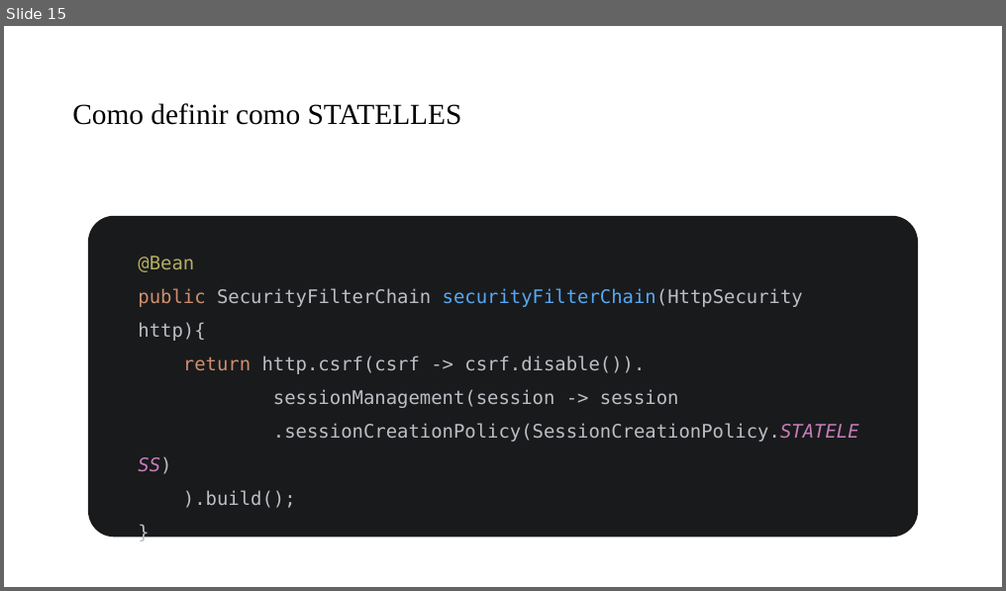
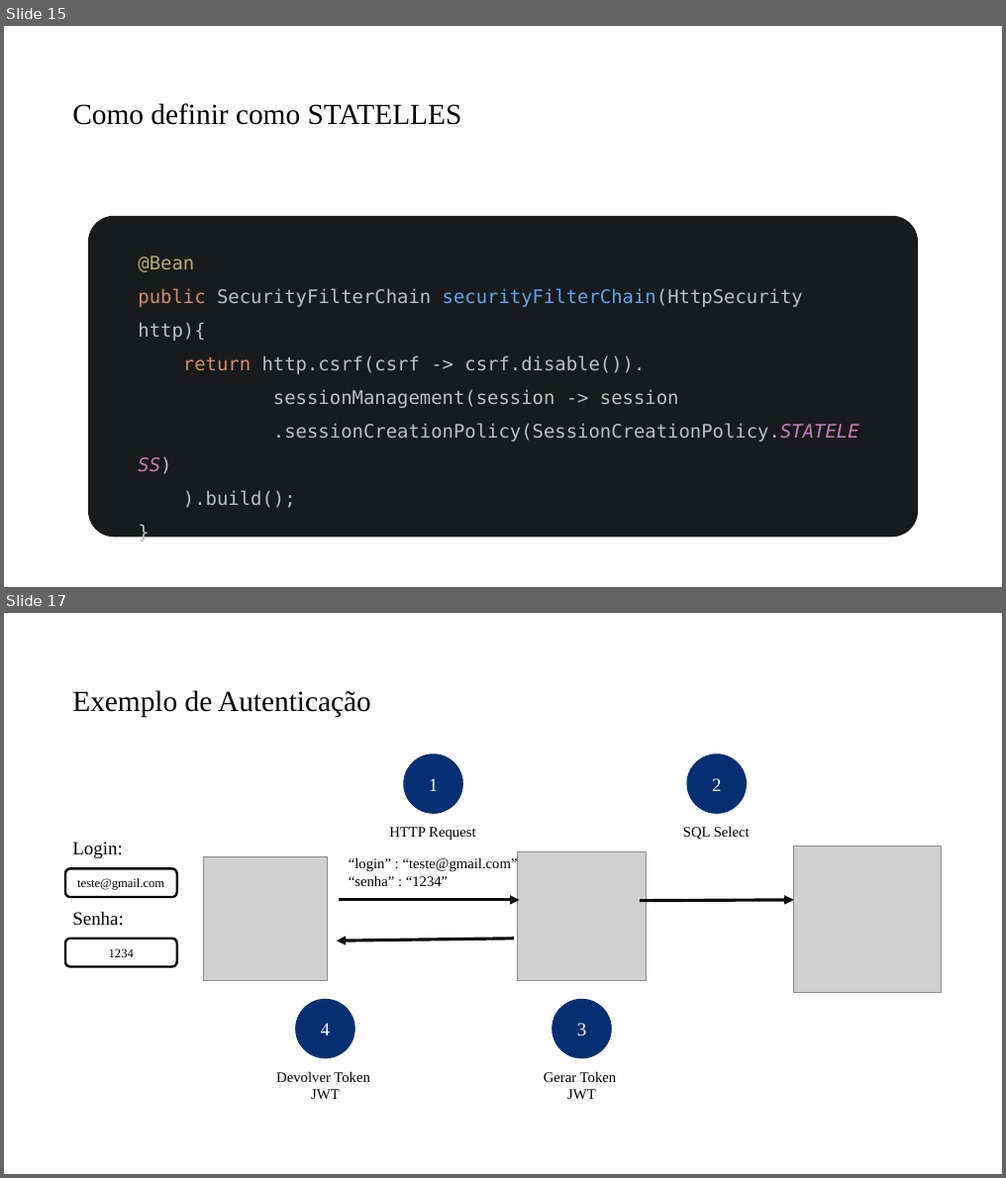
Before and after one commit to PedroMiho/UMC, a slide deck: engenharia-software/software-corporativo/boas-praticas/aula-06-spring-security/spring-security.pptx. Shown one above the other, each under a label of ours: slide 15 before the commit, slides 15 and 17 after it; the slides between them are not shown. The pictures are 1006x591 and 1006x1178 pixels, drawn with LibreOffice and Linux fonts; fonts in the diff are those of the drawing; grey boxes stand for pictures; background and template pictures are left out. Boxes give left, top, right and bottom in pixels: in the first picture for what was removed or moved away, otherwise in the second. Text is boxed around its words. In the diff, an @@ line names an element or a change of style, - is before the commit and + after.

```diff
--- a/engenharia-software/software-corporativo/boas-praticas/aula-06-spring-security/spring-security.pptx
+++ b/engenharia-software/software-corporativo/boas-praticas/aula-06-spring-security/spring-security.pptx
@@ slide 17 added at (4, 613, 1002, 1174), background #FFFFFF @@
@@ title added at (72, 690, 371, 718), 28 pt, text #000000 @@
+Exemplo de Autenticação
@@ ellipse added at (404, 755, 463, 814), fill #043073, outline #043073 1 pt, 18 pt, text #FFFFFF @@
+1
@@ ellipse added at (687, 755, 746, 814), fill #043073, outline #043073 1 pt, 18 pt, text #FFFFFF @@
+2
@@ text added at (389, 827, 475, 840), 14 pt, text #000000 @@
+HTTP Request
@@ text added at (683, 826, 749, 840), 14 pt, text #000000 @@
+SQL Select
@@ picture added at (794, 846, 941, 992) @@
@@ picture added at (203, 858, 328, 981) @@
@@ text added at (349, 858, 518, 886), 14 pt, text #000000 @@
+“login” : “teste@gmail.com”
+“senha” : “1234”
@@ picture added at (518, 853, 647, 981) @@
@@ arrow added from (340, 900) to (520, 900), #0D0D0D 3 pt @@
@@ arrow added from (640, 900) to (794, 900), #0D0D0D 3 pt @@
@@ group added at (65, 842, 177, 967): 2 rounded rectangles, 2 texts @@
+teste@gmail.com
+Login:
+1234
+Senha:
@@ arrow added from (514, 939) to (337, 941), #0D0D0D 3 pt @@
@@ ellipse added at (296, 999, 355, 1059), fill #043073, outline #043073 1 pt, 18 pt, text #FFFFFF @@
+4
@@ ellipse added at (552, 999, 611, 1059), fill #043073, outline #043073 1 pt, 18 pt, text #FFFFFF @@
+3
@@ text added at (276, 1071, 370, 1099), 14 pt, text #000000 @@
+Devolver Token
+JWT
@@ text added at (544, 1071, 617, 1099), 14 pt, text #000000 @@
+Gerar Token
+JWT
```
Also in this commit, not shown: 1 slide changed, 1 other slide added, 1 slide removed, 3 other files.
